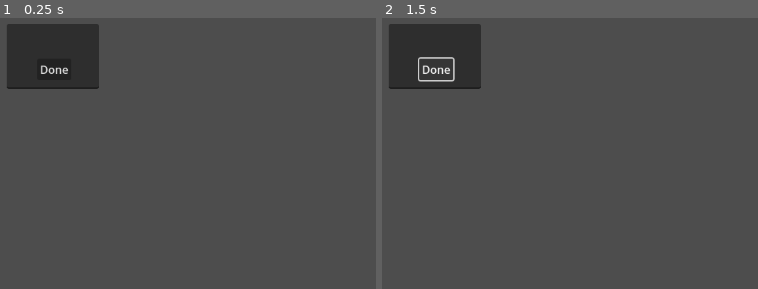
Above: before the commit, frames 1-2 (left to right).
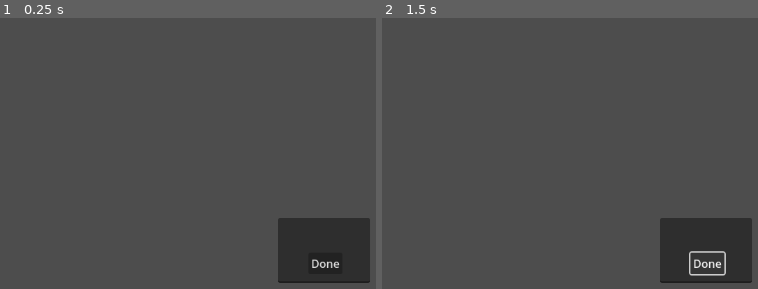
Above: after the commit, the same moments.

Repository: Andy-J-B/FallHacks2024
Game: Godot game, scene res://Scenes/type.tscn
Same seed, same stepped clock (60 frames per second), same inputs: the game is played once before the commit and once after it. The project has no main scene, so this scene is started directly.
Inputs:
- Up to frame 1 (0.25 s): no input
- Up to frame 2 (1.5 s): click "Done" at 0.5 s; click "Done" at 1.25 s

The runs differ from the first frame. In frame 1, 12% of the frame differs, in the area x 1-99%, y 2-98%; in frame 2, 11%.

Commit message:
Update type.tscn

Diff:
--- a/faster-than-light-yagami/Scenes/type.tscn
+++ b/faster-than-light-yagami/Scenes/type.tscn
@@ -11,10 +11,10 @@
 anchors_preset = -1
 anchor_right = 0.018
 anchor_bottom = 0.026
-offset_left = 27.0
-offset_top = 13.0
-offset_right = 139.264
-offset_bottom = 90.152
+offset_left = 418.0
+offset_top = 293.0
+offset_right = 530.264
+offset_bottom = 370.152
 script = ExtResource("1_5xa1s")
 
 [node name="doneButton" type="Button" parent="playerControl/inputControl"]
@@ -27,6 +27,10 @@
 
 [node name="names" type="Node" parent="."]
 
+[node name="Label" type="Label" parent="names"]
+offset_right = 40.0
+offset_bottom = 23.0
+
 [connection signal="text_changed" from="TextEdit" to="TextEdit" method="_on_text_changed"]
 [connection signal="text_changed" from="playerControl/inputControl" to="playerControl/inputControl" method="_on_text_changed"]
 [connection signal="pressed" from="playerControl/inputControl/doneButton" to="playerControl/inputControl" method="_on_done_button_pressed"]
